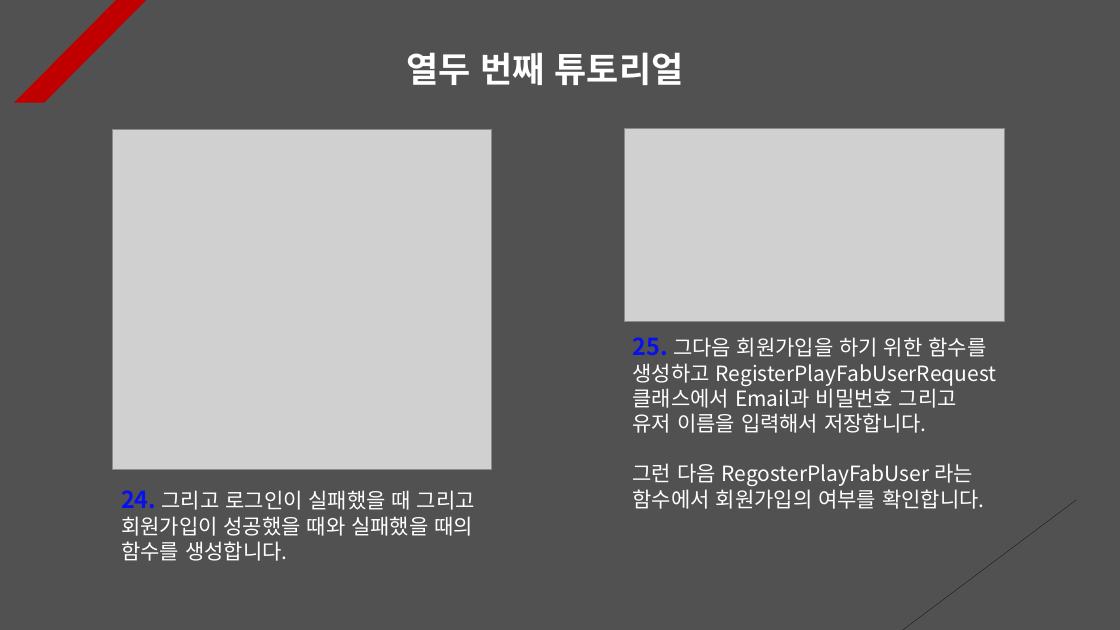
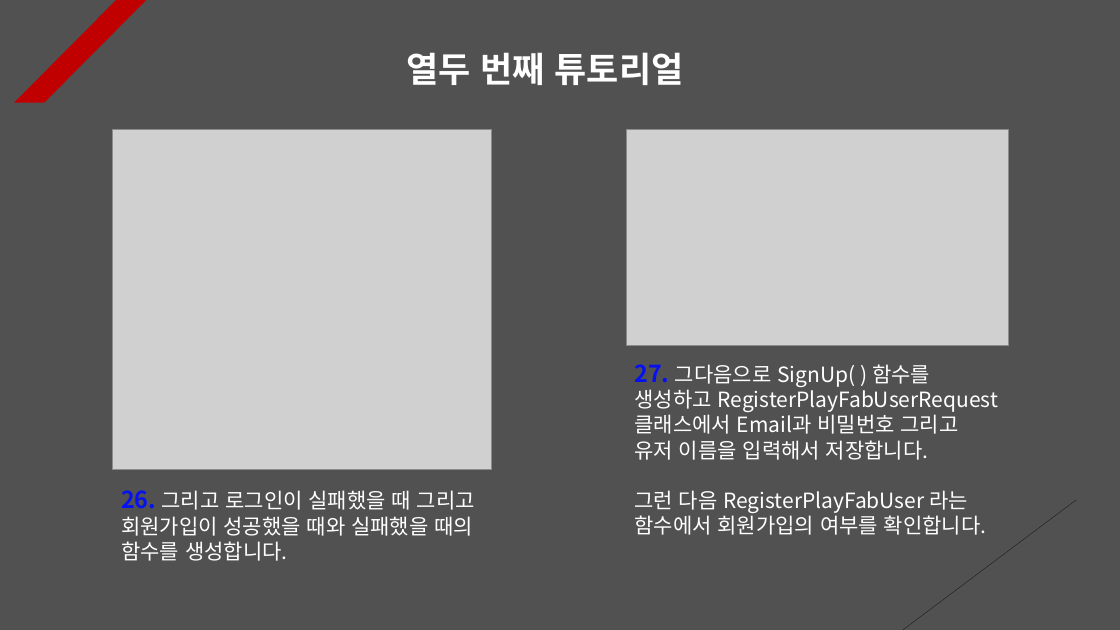
Before and after one commit to Unity2033/3D-UnityEngine, a slide deck: slide 12 of Assets/Class/Photon Server/PPT Data/Photon PlayFab.pptx. Drawn at 1120x630 pixels with LibreOffice and Linux fonts; fonts in the diff are those of the drawing; grey boxes stand for pictures. Boxes give left, top, right and bottom in pixels: in the first picture for what was removed or moved away, otherwise in the second. Text is boxed around its words. In the diff, an @@ line names an element or a change of style, - is before the commit and + after.

```diff
--- a/Assets/Class/Photon Server/PPT Data/Photon PlayFab.pptx
+++ b/Assets/Class/Photon Server/PPT Data/Photon PlayFab.pptx
@@ picture: place and size @@
-picture at (624,129,1005,322)
+picture at (626,130,1008,345)
@@ text at (634,364,998,535): text changed @@
-25. 그다음 회원가입을 하기 위한 함수를 생성하고 RegisterPlayFabUserRequest 클래스에서 Email과 비밀번호 그리고 유저 이름을 입력해서 저장합니다.
-그런 다음 RegosterPlayFabUser 라는 함수에서 회원가입의 여부를 확인합니다.
+27. 그다음으로 SignUp( ) 함수를 생성하고 RegisterPlayFabUserRequest 클래스에서 Email과 비밀번호 그리고 유저 이름을 입력해서 저장합니다.
+그런 다음 RegisterPlayFabUser 라는 함수에서 회원가입의 여부를 확인합니다.
@@ text at (121,490,475,561): text changed @@
-24. 그리고 로그인이 실패했을 때 그리고 회원가입이 성공했을 때와 실패했을 때의 함수를 생성합니다.
+26. 그리고 로그인이 실패했을 때 그리고 회원가입이 성공했을 때와 실패했을 때의 함수를 생성합니다.
```
Also in this commit, not shown: 6 other slides changed, 2 slides added, 1 slide removed, 26 other files.
